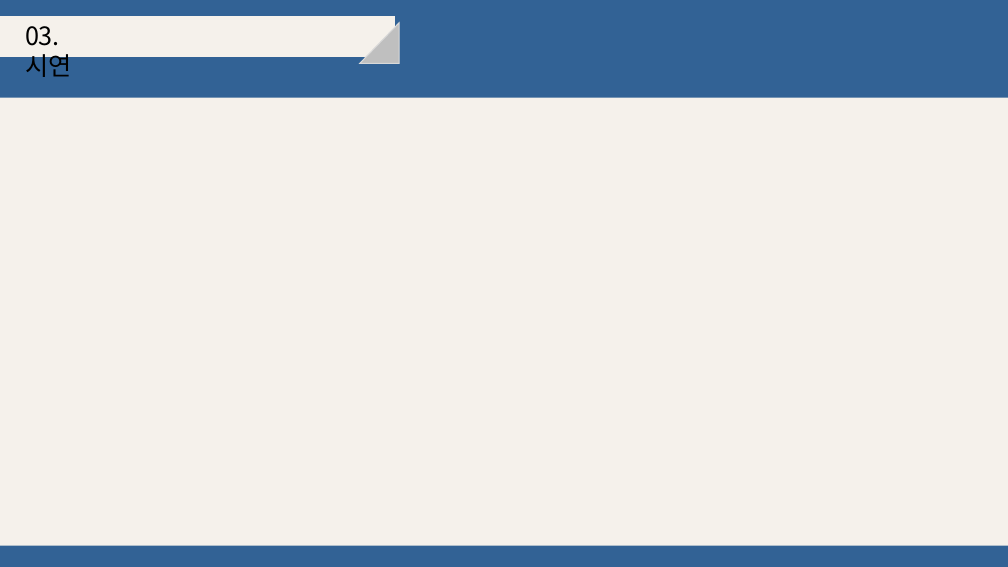
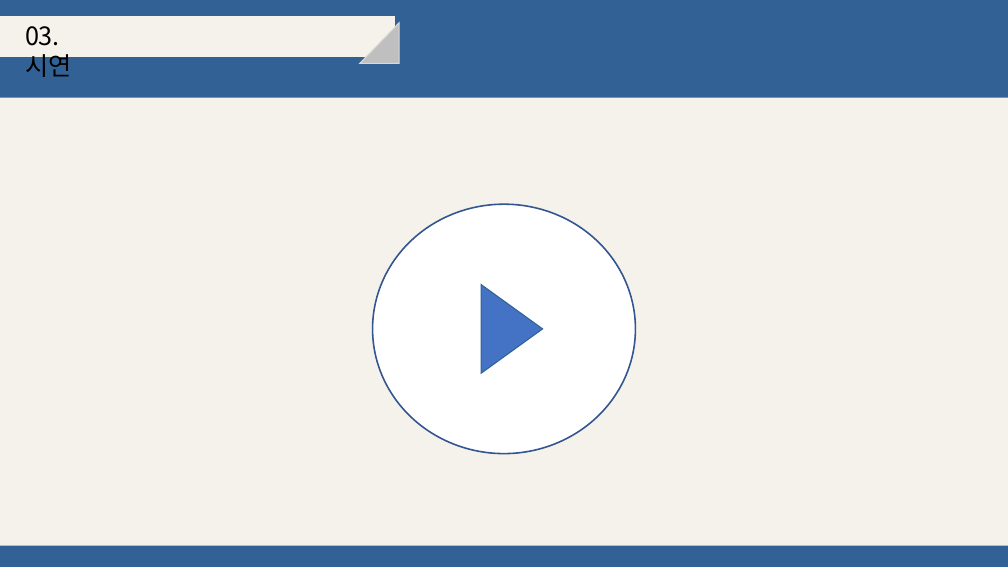
Before and after one commit to djyoon956/OWL_Refactoring, a slide deck: slide 20 of 4조/발표영상 및 PPT/OWL.pptx (slide 21 before the commit). Drawn at 1008x567 pixels with LibreOffice and Linux fonts; fonts in the diff are those of the drawing. Boxes give left, top, right and bottom in pixels: in the first picture for what was removed or moved away, otherwise in the second. Text is boxed around its words. In the diff, an @@ line names an element or a change of style, - is before the commit and + after.

```diff
--- a/4조/발표영상 및 PPT/OWL.pptx
+++ b/4조/발표영상 및 PPT/OWL.pptx
@@ ellipse added at bbox=[373, 204, 636, 454], fill #FFFFFF, outline #325491 1.5 pt @@
@@ triangle added at bbox=[481, 284, 543, 373], fill #4472C4, outline #326295 1 pt @@
```
Also in this commit, not shown: 16 other slides changed, 4 slides added, 2 slides removed, 2 other files.
